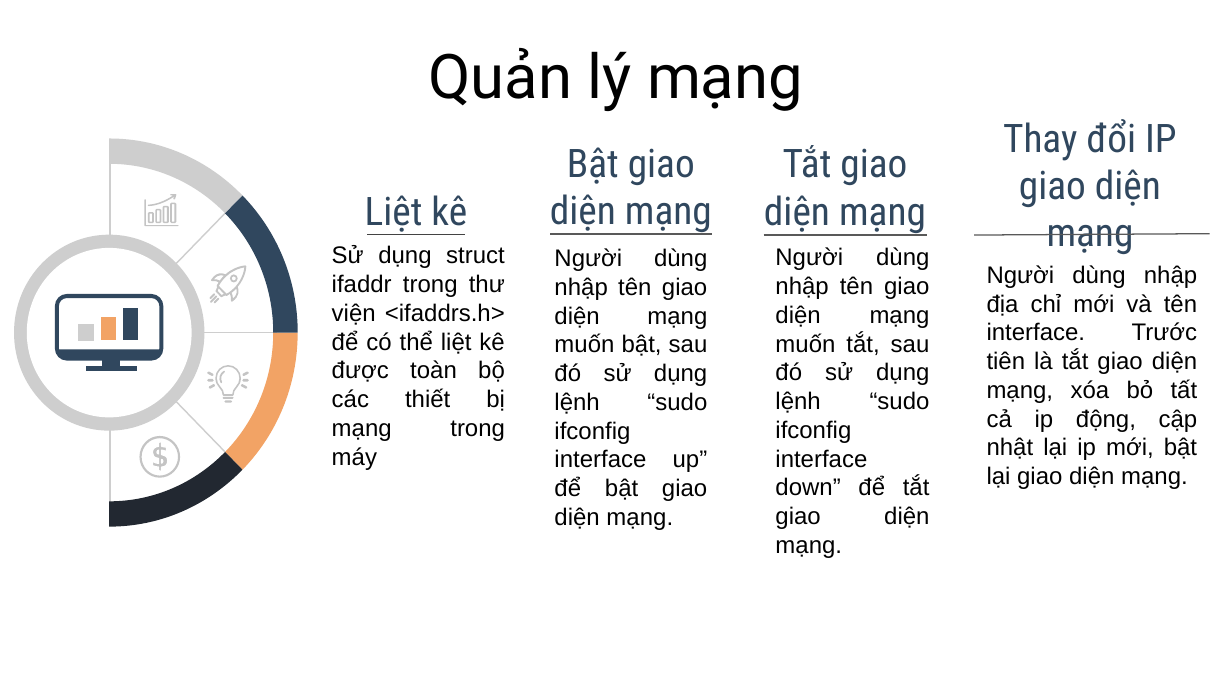
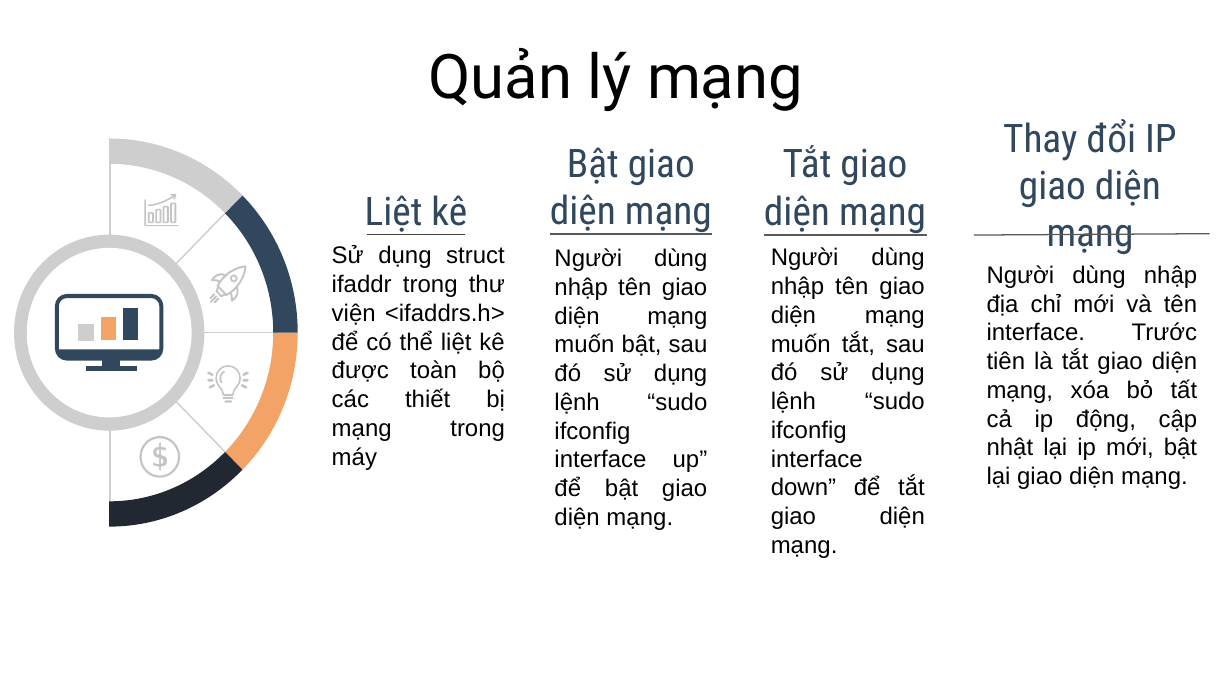
Before and after one commit to caoanhnguyen/Linux_Kernel, a slide deck: slide 12 of docs/Nhóm-3.pptx. Drawn at 1232x693 pixels with LibreOffice and Linux fonts; fonts in the diff are those of the drawing. Boxes give left, top, right and bottom in pixels: in the first picture for what was removed or moved away, otherwise in the second. Text is boxed around its words. In the diff, an @@ line names an element or a change of style, - is before the commit and + after.

```diff
--- a/docs/Nhóm-3.pptx
+++ b/docs/Nhóm-3.pptx
@@ text "Người dùng nhập tên giao ...": place and size @@
-text "Người dùng nhập tên giao ..." at (775,247,930,558)
+text "Người dùng nhập tên giao ..." at (771,247,925,558)
```
Also in this commit, not shown: 4 other slides changed, 4 other files.
